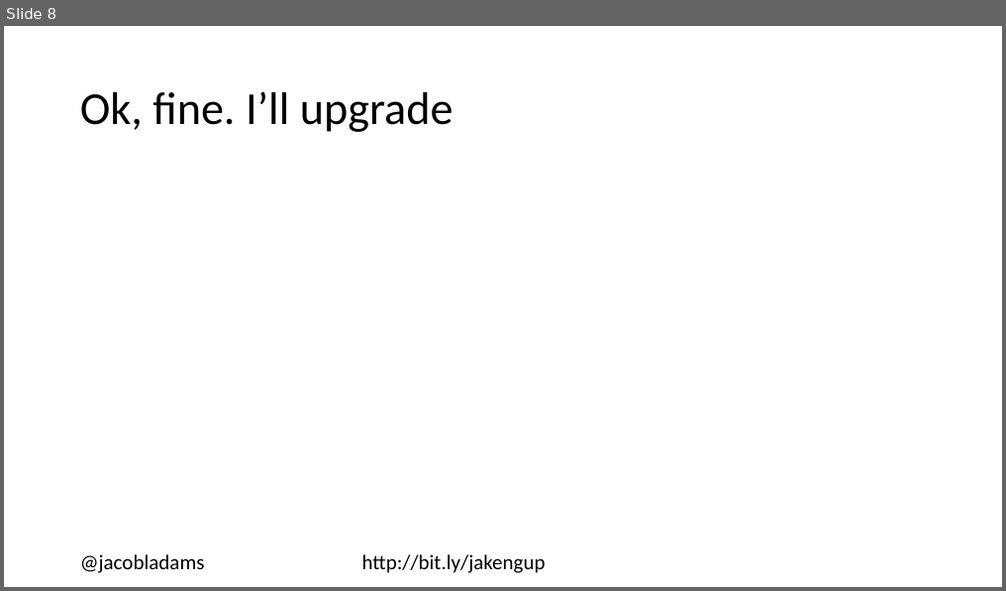
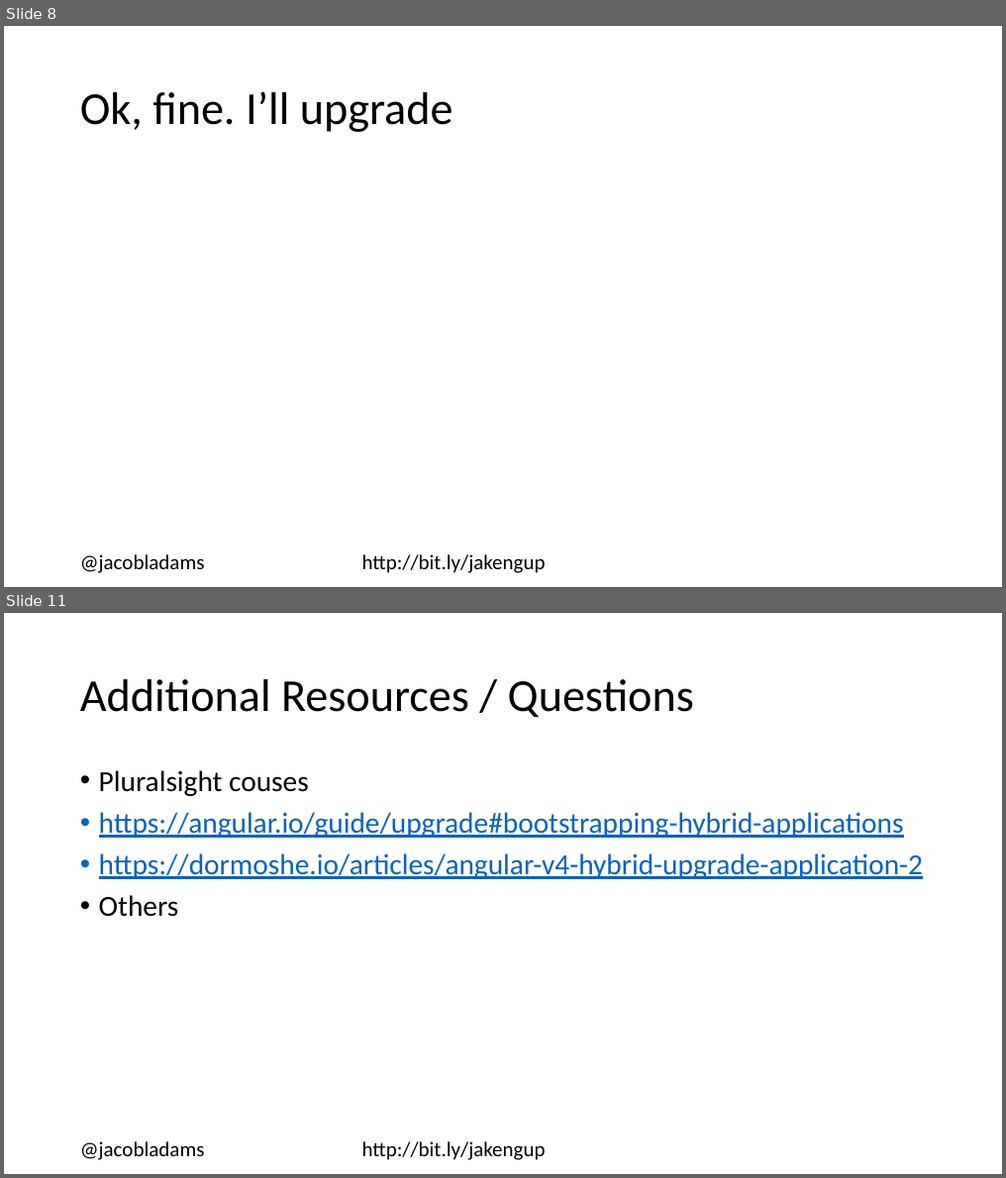
Before and after one commit to jacobladams/upgrading-from-angularjs-1-to-angular-2-plus-presentation, a slide deck: Upgrading from AngularJS 1 to Angular 2+.pptx. Shown one above the other, each under a label of ours: slide 8 before the commit, slides 8 and 11 after it; the slides between them are not shown. The pictures are 1006x591 and 1006x1178 pixels, drawn with LibreOffice and Linux fonts; fonts in the diff are those of the drawing. Boxes give left, top, right and bottom in pixels: in the first picture for what was removed or moved away, otherwise in the second. Text is boxed around its words. In the diff, an @@ line names an element or a change of style, - is before the commit and + after.

```diff
--- a/Upgrading from AngularJS 1 to Angular 2+.pptx
+++ b/Upgrading from AngularJS 1 to Angular 2+.pptx
@@ slide 11 added at [4, 613, 1002, 1174], background #FFFFFF @@
@@ title added at [80, 679, 694, 717], 44 pt, text #000000 @@
+Additional Resources / Questions
@@ text added at [99, 770, 923, 917], 28 pt, text #0563C1, underline @@
+• Pluralsight couses
+• https://angular.io/guide/upgrade#bootstrapping-hybrid-applications
+• https://dormoshe.io/articles/angular-v4-hybrid-upgrade-application-2
+• Others
@@ text added at [80, 1142, 546, 1160], 20 pt, text #000000 @@
+@jacobladams http://bit.ly/jakengup
```
Also in this commit, not shown: 2 slides changed, 2 other slides added, 30 other files.
